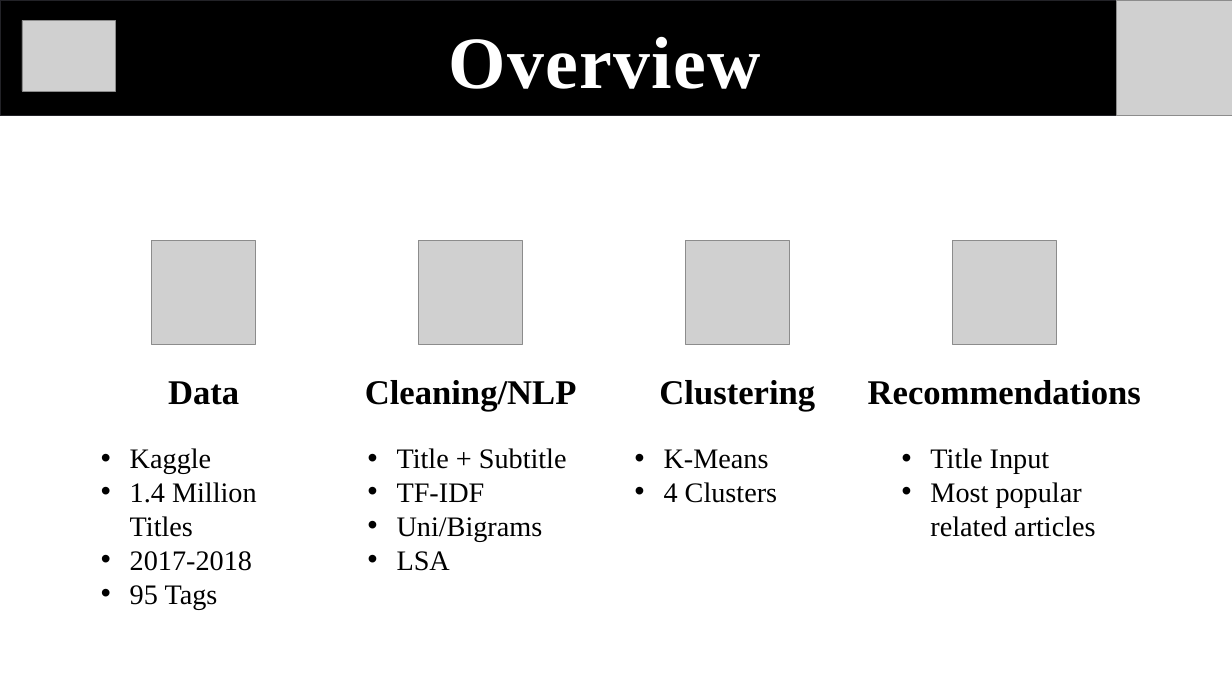
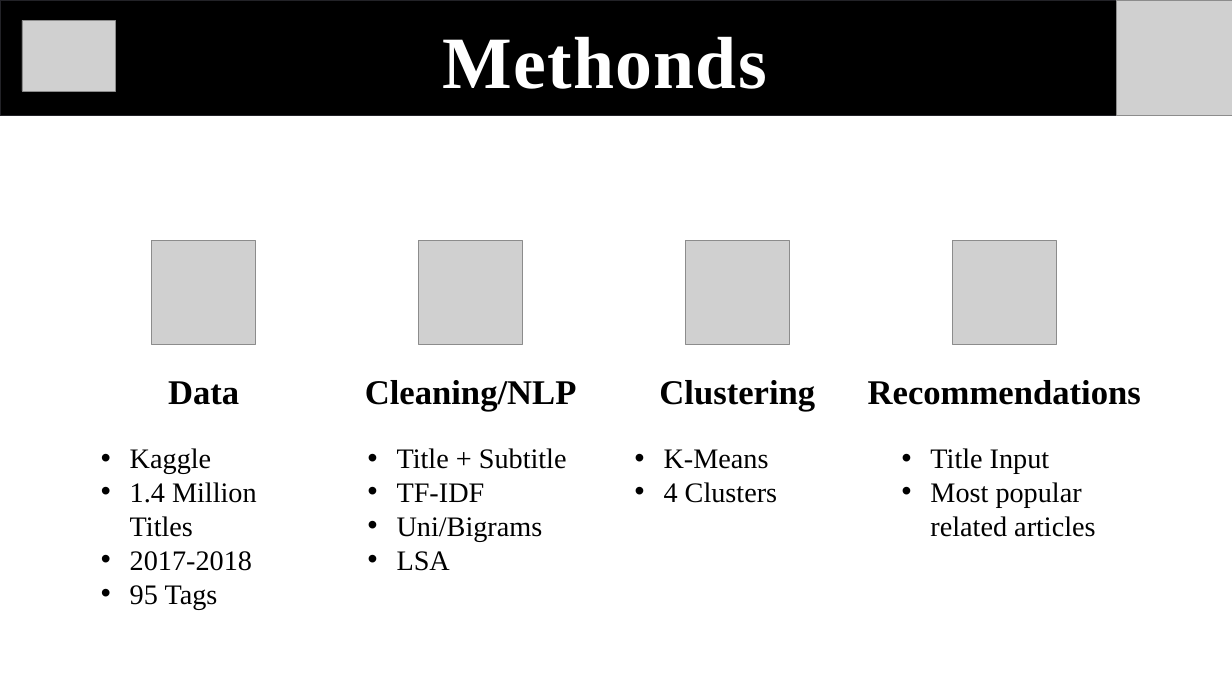
Before and after one commit to biancaorozco/metis_project4, a slide deck: slide 3 of presentation/medium.pptx. Drawn at 1232x693 pixels with LibreOffice and Linux fonts; fonts in the diff are those of the drawing; grey boxes stand for pictures. Boxes give left, top, right and bottom in pixels: in the first picture for what was removed or moved away, otherwise in the second. Text is boxed around its words. In the diff, an @@ line names an element or a change of style, - is before the commit and + after.

```diff
--- a/presentation/medium.pptx
+++ b/presentation/medium.pptx
@@ text at (443, 36, 767, 89): text changed @@
-Overview
+Methonds
```
Also in this commit, not shown: 1 other slide changed, 4 slides added, 2 other files.
